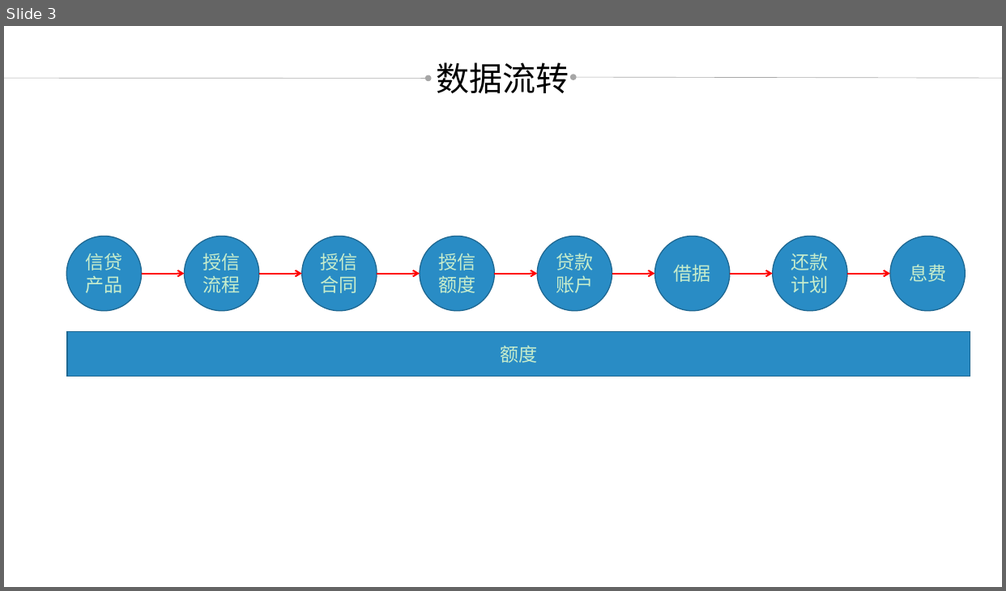
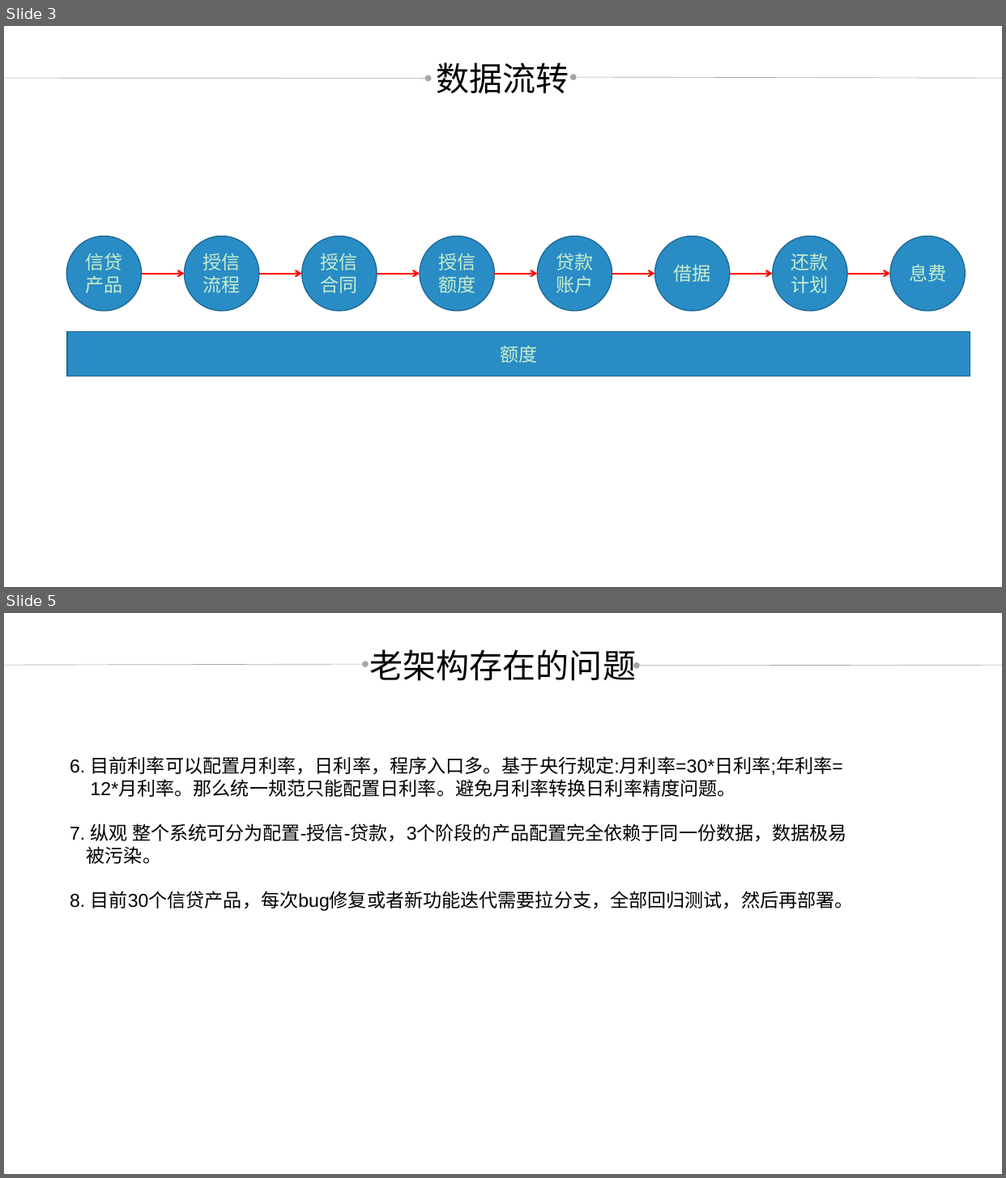
Before and after one commit to credit-loan-dev/credit-loan, a slide deck: design/doc/2018-09-20草稿.pptx. Shown one above the other, each under a label of ours: slide 3 before the commit, slides 3 and 5 after it; the slides between them are not shown. The pictures are 1006x591 and 1006x1178 pixels, drawn with LibreOffice and Linux fonts; fonts in the diff are those of the drawing. Boxes give left, top, right and bottom in pixels: in the first picture for what was removed or moved away, otherwise in the second. Text is boxed around its words. In the diff, an @@ line names an element or a change of style, - is before the commit and + after.

```diff
--- a/design/doc/2018-09-20草稿.pptx
+++ b/design/doc/2018-09-20草稿.pptx
@@ slide 5 added at (x1=4, y1=613, x2=1002, y2=1174), background #C7EDCC @@
@@ text added at (x1=369, y1=649, x2=636, y2=681), 32 pt, text #000000 @@
+老架构存在的问题
@@ arrow added from (4, 665) to (365, 664), #54C863 0.5 pt @@
@@ arrow added from (1002, 665) to (637, 666), #54C863 0.5 pt @@
@@ text added at (x1=70, y1=756, x2=854, y2=911), 18 pt, text #000000 @@
+6. 目前利率可以配置月利率，日利率，程序入口多。基于央行规定:月利率=30*日利率;年利率=
+12*月利率。那么统一规范只能配置日利率。避免月利率转换日利率精度问题。
+7. 纵观 整个系统可分为配置-授信-贷款，3个阶段的产品配置完全依赖于同一份数据，数据极易
+被污染。
+8. 目前30个信贷产品，每次bug修复或者新功能迭代需要拉分支，全部回归测试，然后再部署。
```
Also in this commit, not shown: 1 slide changed, 1 other slide added, 1 slide removed.
